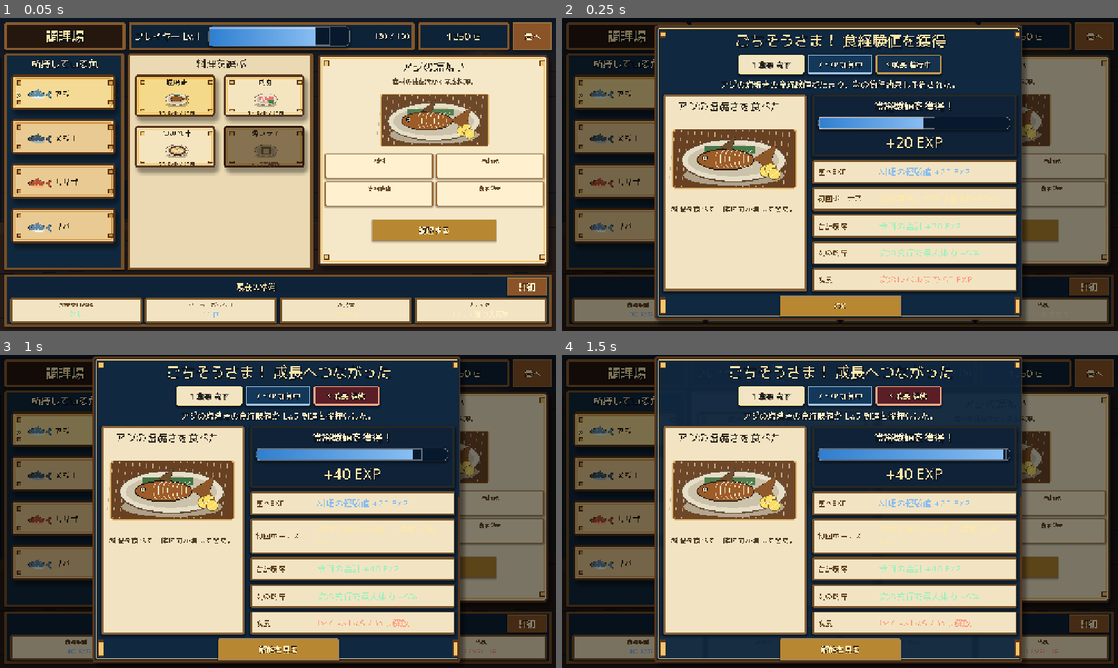
Above: before the commit, frames 1-4 (two rows, left to right).
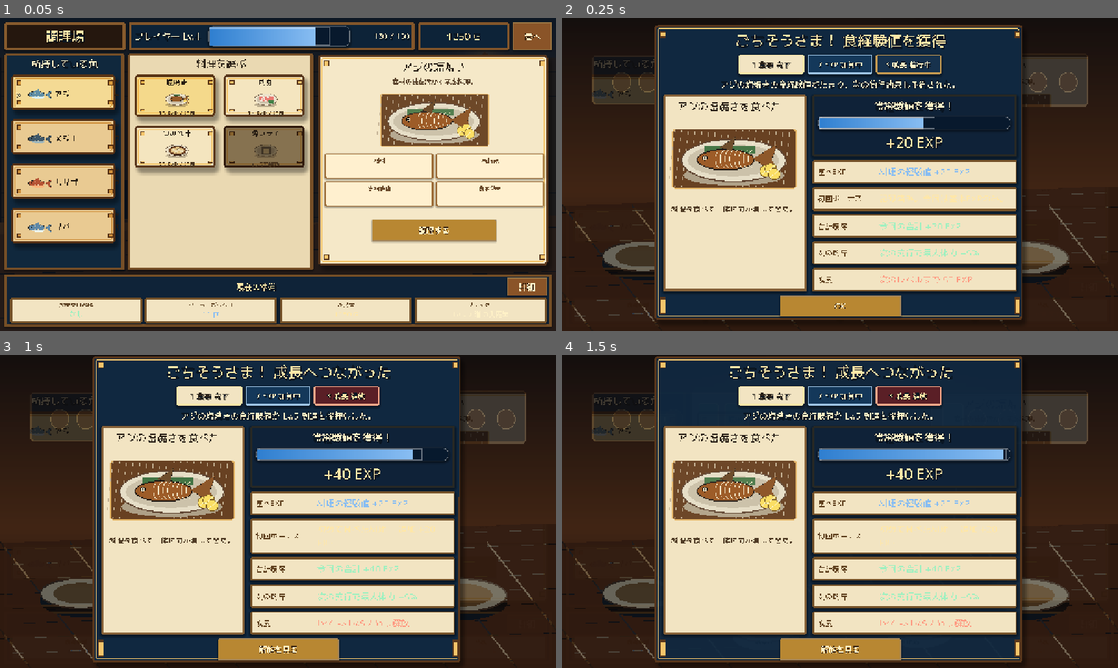
Above: after the commit, the same moments.

Repository: RYUKOU-OKUMURA/tsuri_quest_umi_mvp
Game: Godot game, scene res://tools/cooking_content_audit.tscn
Same seed, same stepped clock (60 frames per second), same inputs: the game is played once before the commit and once after it. This scene is started directly instead of the project's main scene.
Inputs:
- Up to frame 1 (0.05 s): no input
- Up to frame 2 (0.25 s): no input
- Up to frame 3 (1 s): click "OK" at 0.5 s
- Up to frame 4 (1.5 s): click "港へ" at 1.25 s

Frame 1 is identical in both runs. In frame 2, 27% of the frame differs, in the area x 0-100%, y 1-100%; in frame 3, 25%; in frame 4, 25%.

Commit message:
Add meal scene backdrop to cooking reward

Diff:
--- a/src/ui/components/cooking_reward_panel.gd
+++ b/src/ui/components/cooking_reward_panel.gd
@@ -7,6 +7,7 @@
 
 const DISH_FEATURE_AJI := "res://assets/showcase/cooking/dish_feature_aji_shioyaki.png"
 const DISH_ICON_SHEET := "res://assets/showcase/cooking/dish_icon_sheet.png"
+const MEAL_SCENE_BG := "res://assets/showcase/cooking/meal_scene_bg.png"
 const MEAL_RESULT_FRAME := "res://assets/showcase/cooking/meal_result_frame.png"
 
 var _dialog: PanelContainer
@@ -32,8 +33,10 @@
 func _build_screen() -> void:
 	mouse_filter = Control.MOUSE_FILTER_STOP
 
+	_add_meal_scene_background()
+
 	var dim := ColorRect.new()
-	dim.color = Color(0.0, 0.0, 0.0, 0.50)
+	dim.color = Color(0.0, 0.0, 0.0, 0.38)
 	dim.set_anchors_and_offsets_preset(Control.PRESET_FULL_RECT)
 	dim.mouse_filter = Control.MOUSE_FILTER_STOP
 	add_child(dim)
@@ -198,6 +201,19 @@
 	return "%sの食経験値がたまり、次の釣行効果も予約された。" % dish_name
 
 
+func _add_meal_scene_background() -> void:
+	var bg_tex := load(MEAL_SCENE_BG) as Texture2D
+	if bg_tex == null:
+		return
+	var bg := TextureRect.new()
+	bg.texture = bg_tex
+	bg.expand_mode = TextureRect.EXPAND_IGNORE_SIZE
+	bg.stretch_mode = TextureRect.STRETCH_SCALE
+	bg.set_anchors_and_offsets_preset(Control.PRESET_FULL_RECT)
+	bg.mouse_filter = Control.MOUSE_FILTER_IGNORE
+	add_child(bg)
+
+
 func preview_accept() -> void:
 	_close()
 
--- a/tools/cooking_content_audit.gd
+++ b/tools/cooking_content_audit.gd
@@ -21,6 +21,7 @@
 	_stage.custom_minimum_size = VIEWPORT_SIZE
 	add_child(_stage)
 
+	_audit_required_assets()
 	await _audit_cook_select()
 	await _audit_exp_gain()
 	await _audit_meal_result()
@@ -35,6 +36,24 @@
 
 	print("Cooking content audit passed for 5 states.")
 	get_tree().quit(0)
+
+
+func _audit_required_assets() -> void:
+	var paths := [
+		"res://assets/showcase/cooking/cooking_room_bg.png",
+		"res://assets/showcase/cooking/meal_scene_bg.png",
+		"res://assets/showcase/cooking/fish_icon_sheet.png",
+		"res://assets/showcase/cooking/dish_icon_sheet.png",
+		"res://assets/showcase/cooking/dish_feature_aji_shioyaki.png",
+		"res://assets/showcase/cooking/recipe_card_frame.png",
+		"res://assets/showcase/cooking/dish_detail_frame.png",
+		"res://assets/showcase/cooking/meal_result_frame.png",
+		"res://assets/showcase/cooking/level_up_frame.png",
+		"res://assets/showcase/cooking/status_card_frame.png",
+	]
+	for path in paths:
+		if not ResourceLoader.exists(path):
+			_failures.append("ASSETS: missing or unimported required cooking asset '%s'." % path)
 
 
 func _audit_cook_select() -> void:
Binary file added: assets/showcase/cooking/meal_scene_bg.png
Not shown, added: assets/showcase/cooking/meal_scene_bg.png.import
Not shown, changed: docs/12_cooking_showcase_qa.md
Not shown, changed: tools/generate_cooking_showcase_assets.py
